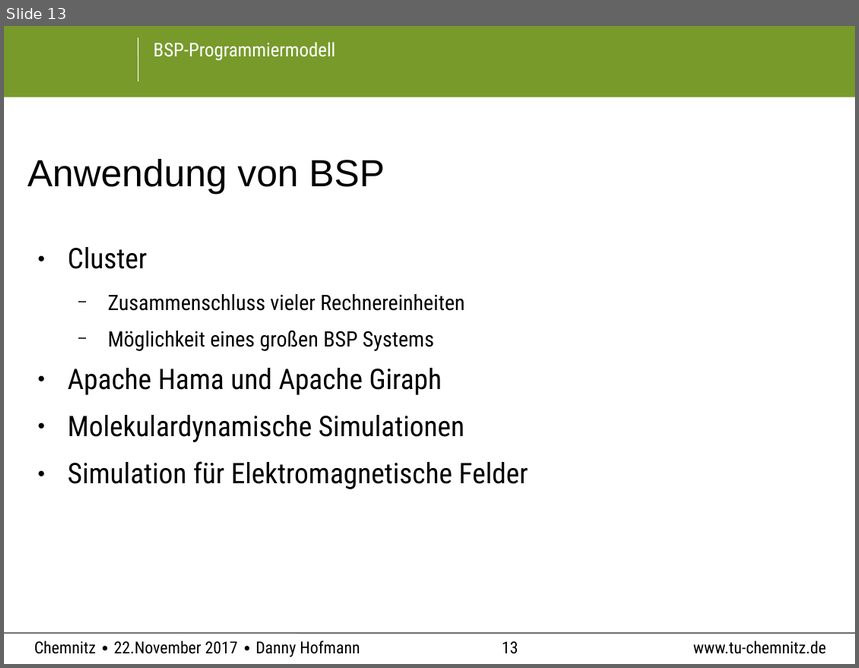
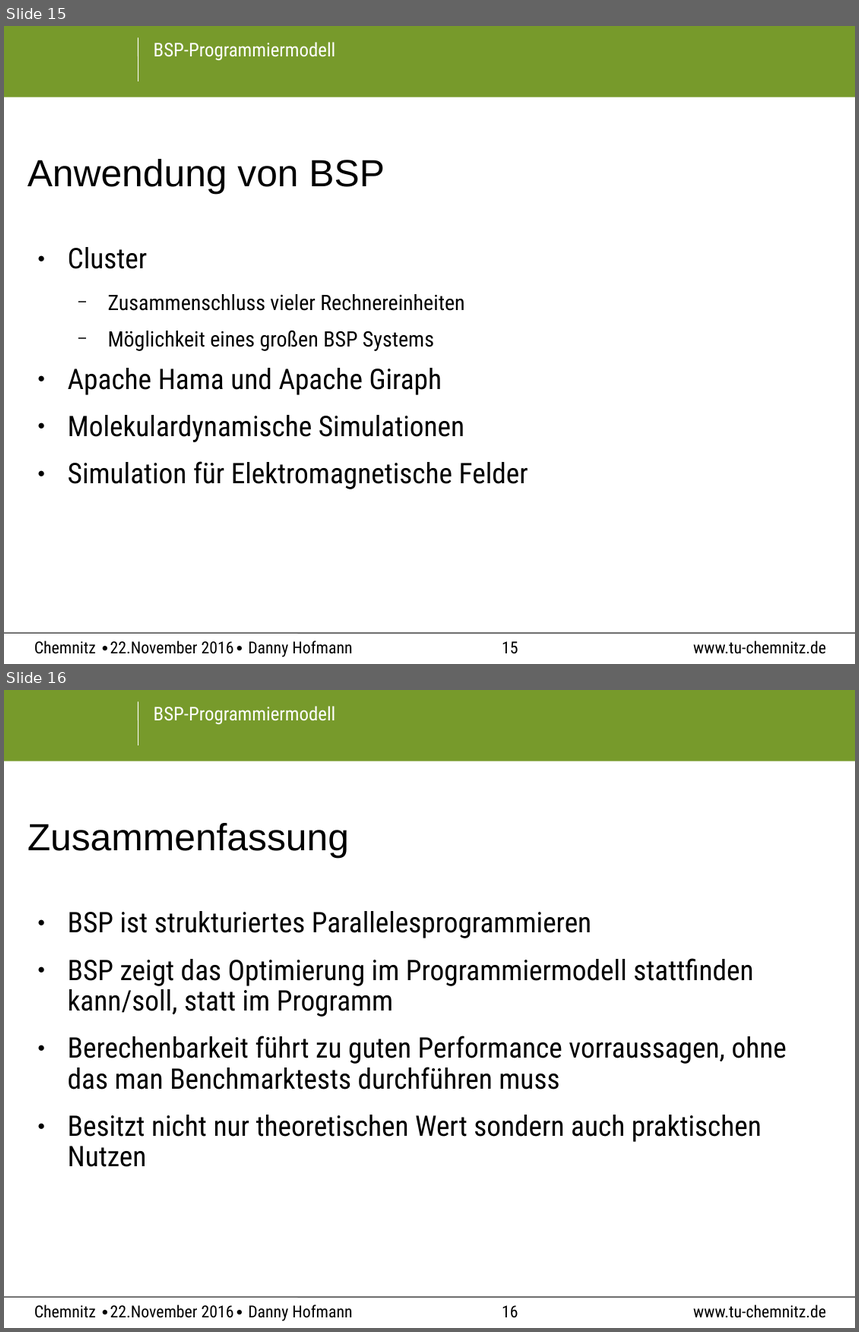
Before and after one commit to PaIIe/ComputerScienceTUC, a slide deck: BSP_Programming/BSP-Modell.odp. Shown one above the other, each under a label of ours: slide 13 before the commit, slides 15 and 16 after it. The pictures are 859x668 and 859x1332 pixels, drawn with LibreOffice and Linux fonts; fonts in the diff are those of the drawing; background and template pictures are left out. Boxes give left, top, right and bottom in pixels: in the first picture for what was removed or moved away, otherwise in the second. Text is boxed around its words. In the diff, an @@ line names an element or a change of style, - is before the commit and + after.

```diff
--- a/BSP_Programming/BSP-Modell.odp
+++ b/BSP_Programming/BSP-Modell.odp
@@ slide 16 added at (4, 690, 855, 1328), background #FFFFFF; not listed: 8 template elements that a slide beside it also shows @@
@@ title added at (28, 823, 349, 859), 32 pt, text #000000 @@
+Zusammenfassung
@@ text added at (68, 911, 787, 1167), 24 pt, text #000000 @@
+● BSP ist strukturiertes Parallelesprogrammieren
+● BSP zeigt das Optimierung im Programmiermodell stattfinden kann/soll, statt im Programm
+● Berechenbarkeit führt zu guten Performance vorraussagen, ohne das man Benchmarktests durchführen muss
+● Besitzt nicht nur theoretischen Wert sondern auch praktischen Nutzen
@@ what was slide 13 is now slide 15 @@
@@ slide 15 changed as well @@
@@ text at (34, 641, 352, 658): text changed @@
-Chemnitz ∙ 22.November 2017 ∙ Danny Hofmann
+Chemnitz ∙22.November 2016∙ Danny Hofmann
@@ page number at (502, 642, 518, 655): text changed @@
-13
+15
```
Also in this commit, not shown: 14 other slides changed, 2 other slides added, 1 slide removed, 4 other files.
